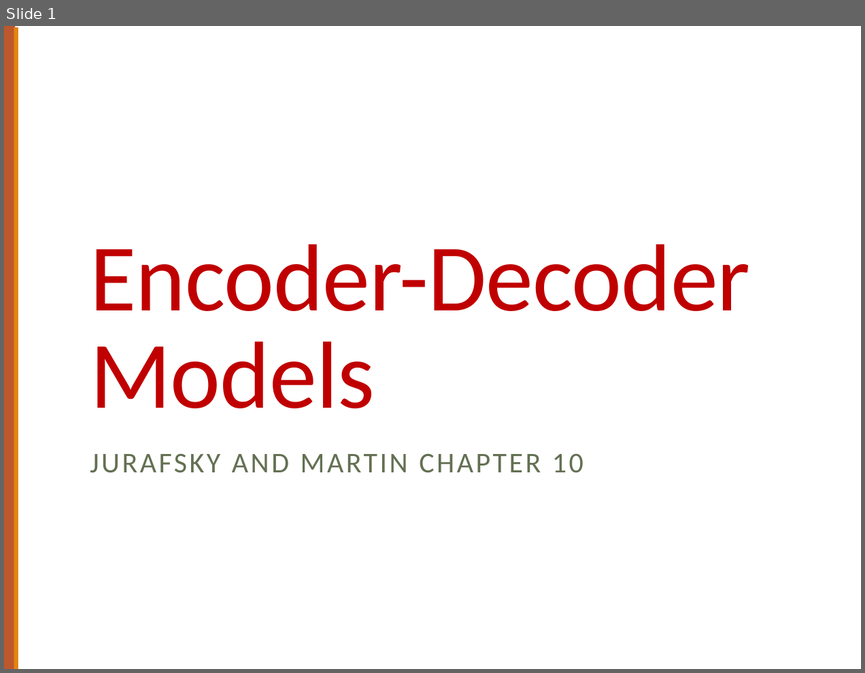
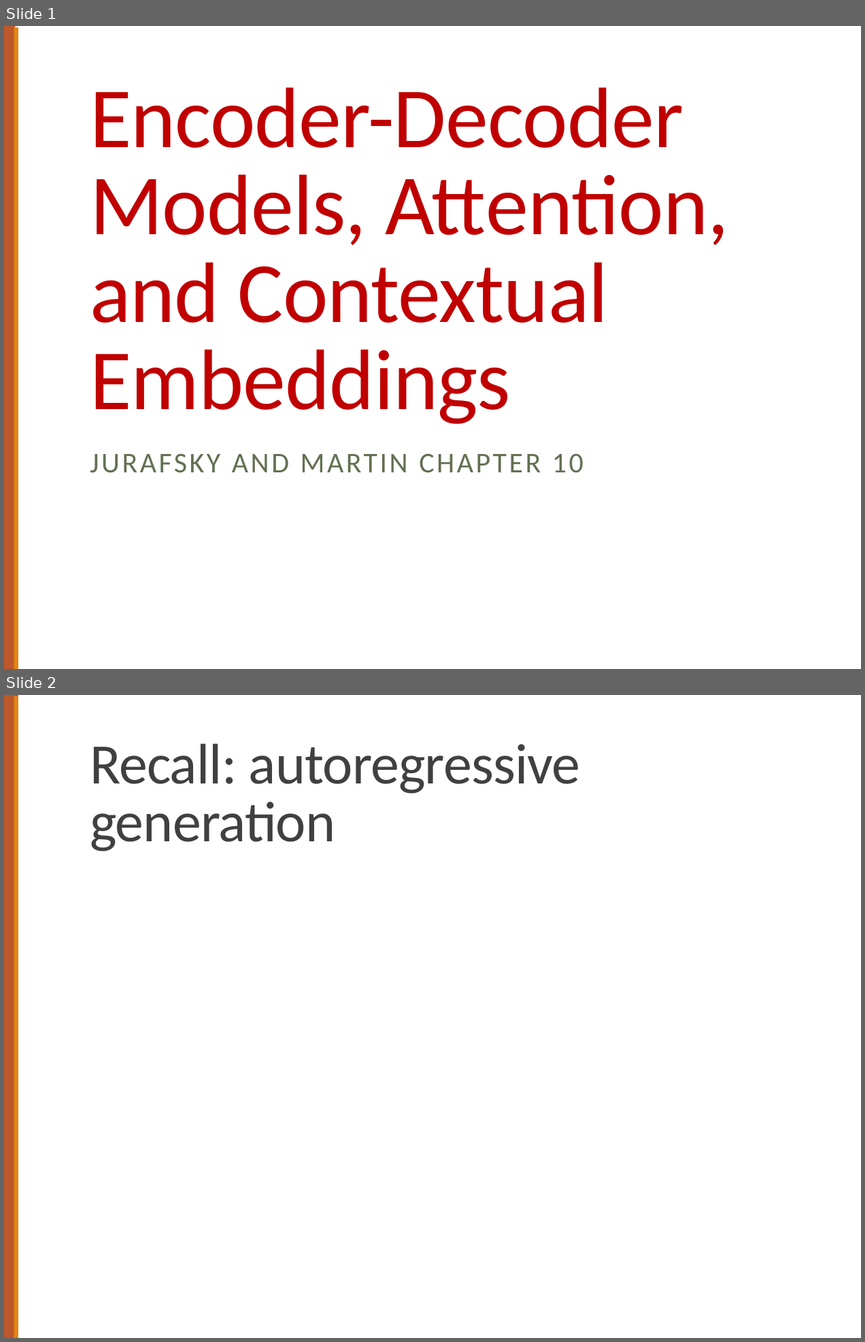
Before and after one commit to computational-linguistics-class/computational-linguistics-class.github.io, a slide deck: slides/18-encoder-decoder-models.pptx. Shown one above the other, each under a label of ours: slide 1 before the commit, slides 1 and 2 after it. The pictures are 865x673 and 865x1342 pixels, drawn with LibreOffice and Linux fonts; fonts in the diff are those of the drawing; grey boxes stand for pictures. Boxes give left, top, right and bottom in pixels: in the first picture for what was removed or moved away, otherwise in the second. Text is boxed around its words. In the diff, an @@ line names an element or a change of style, - is before the commit and + after.

Commit message:
Update slides for encoder-decoder models

```diff
--- a/slides/18-encoder-decoder-models.pptx
+++ b/slides/18-encoder-decoder-models.pptx
@@ slide 2 added at box(4, 695, 861, 1338), background #FFFFFF; not listed: 1 template element that a slide beside it also shows @@
@@ rectangle added at box(4, 695, 18, 1337), fill #BD582C @@
@@ title added at box(90, 743, 581, 851), 48 pt, text #404040 @@
+Recall: autoregressive generation
@@ slide 1 changed as well @@
@@ title at box(90, 87, 729, 424): text changed; size 80 to 72 pt @@
-Encoder-Decoder Models
+Encoder-Decoder Models, Attention,
+and Contextual Embeddings
```
Also in this commit, not shown: 11 other slides added.
